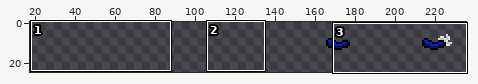
One commit to this sprite sheet: resources/img/ninja_shuriken.png. The first picture is a wide view before the edit; the outline marks the close-up.
Close-up. Old version:
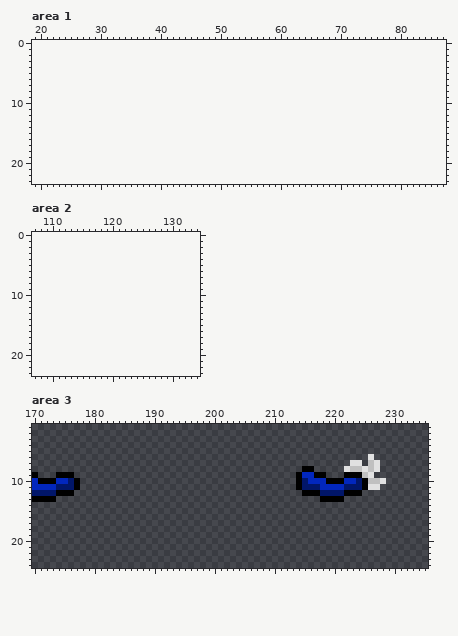
The file is 96x32 pixels. Shown: area 1: x 19..87, y 0..23; area 2: x 107..134, y 0..23; area 3: x 170..235, y 1..24. The old version is drawn lined up with the new one, on the new canvas. The wide view leaves out empty margins.
After the commit:
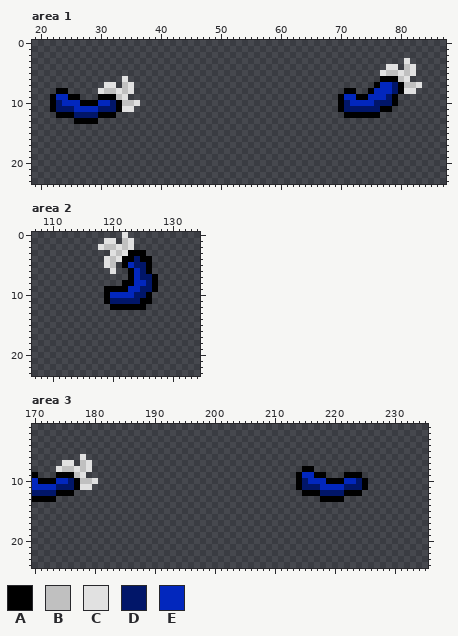
Palette (. is transparent): A #000000  B #c0c0c0  C #e1e1e1  D #011669  E #0227bd
The edit:
canvas 96x32 -> 240x32, the old top-left corner now at 144,0
--- area 1
@@ x 19..87 @@
  2 .....................................................................
- 3 .....................................................................
- 4 .....................................................................
- 5 .....................................................................
- 6 .....................................................................
- 7 .....................................................................
- 8 .....................................................................
- 9 .....................................................................
-10 .....................................................................
-11 .....................................................................
-12 .....................................................................
-13 .....................................................................
+ 3 ..............................................................C......
+ 4 ...........................................................CC.BC.....
+ 5 ..........................................................CBBCBC.....
+ 6 ...............C..........................................AAABC......
+ 7 ............CC.BC........................................AEEDABBC....
+ 8 ....AA.....CBBCBC...................................AA..AEEEDACC.....
+ 9 ...AEEAA...AAABC...................................AEEAAEEEDA........
+10 ...ADEEEAAAEEDABBC.................................ADEEEEDDDA........
+11 ...ADDDEEEEDDDACC..................................ADDDDDDAA.........
+12 ....AAADDDDAAA......................................AAAAAA...........
+13 .......AAAA..........................................................
 14 .....................................................................
--- area 2
@@ x 116..129 @@
- 0 ..............
- 1 ..............
- 2 ..............
- 3 ..............
- 4 ..............
- 5 ..............
- 6 ..............
- 7 ..............
- 8 ..............
- 9 ..............
-10 ..............
-11 ..............
-12 ..............
+ 0 ......C.......
+ 1 ...CC.BC......
+ 2 ..CBBCBC......
+ 3 ....CBCAAA....
+ 4 ...CBCAADAA...
+ 5 ...CB.AEDDA...
+ 6 ....C..AEDA...
+ 7 .......AEDDA..
+ 8 ......AAEEDA..
+ 9 ...AAAAEEDDA..
+10 ...AEEEEDDA...
+11 ...ADDDDDAA...
+12 ....AAAAAA....
 13 ..............
--- area 3
@@ x 170..235 @@
  5 ..................................................................
- 6 ........................................................C.........
- 7 .....................................................CC.BC........
- 8 .............................................AA.....CBBCBC........
- 9 A...AAA.....................................AEEAA...AAABC.........
-10 EAAAEEDA....................................ADEEEAAAEEDABBC.......
-11 EEEEDDDA....................................ADDDEEEEDDDACC........
+ 6 ........C.........................................................
+ 7 .....CC.BC........................................................
+ 8 ....CBBCBC...................................AA...................
+ 9 A...AAABC...................................AEEAA...AAA...........
+10 EAAAEEDABBC.................................ADEEEAAAEEDA..........
+11 EEEEDDDACC..................................ADDDEEEEDDDA..........
 12 DDDDAAA......................................AAADDDDAAA...........
